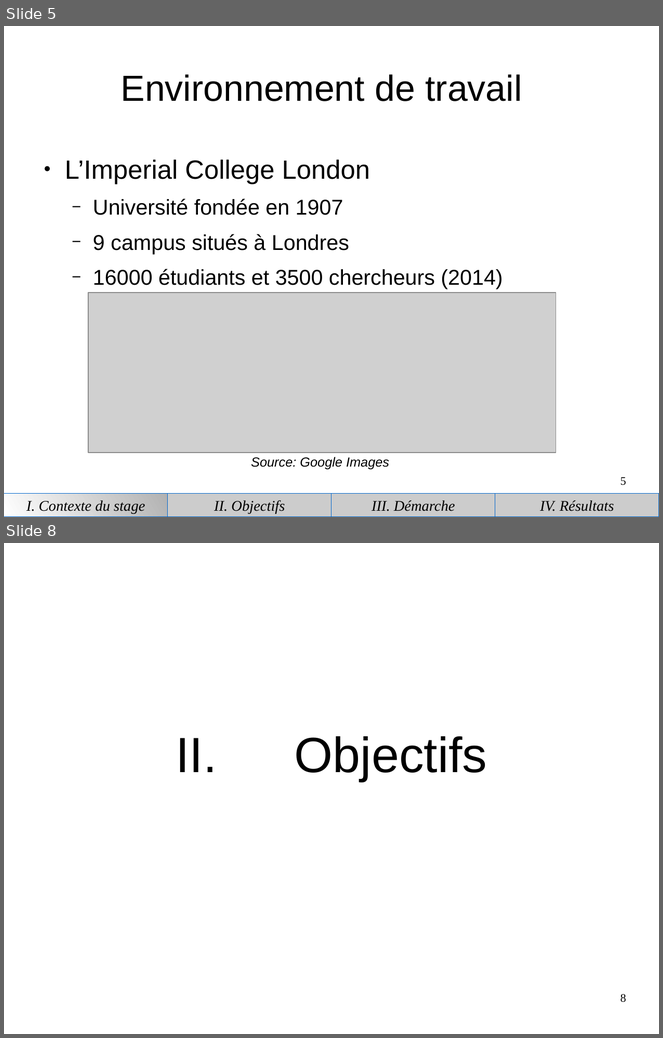
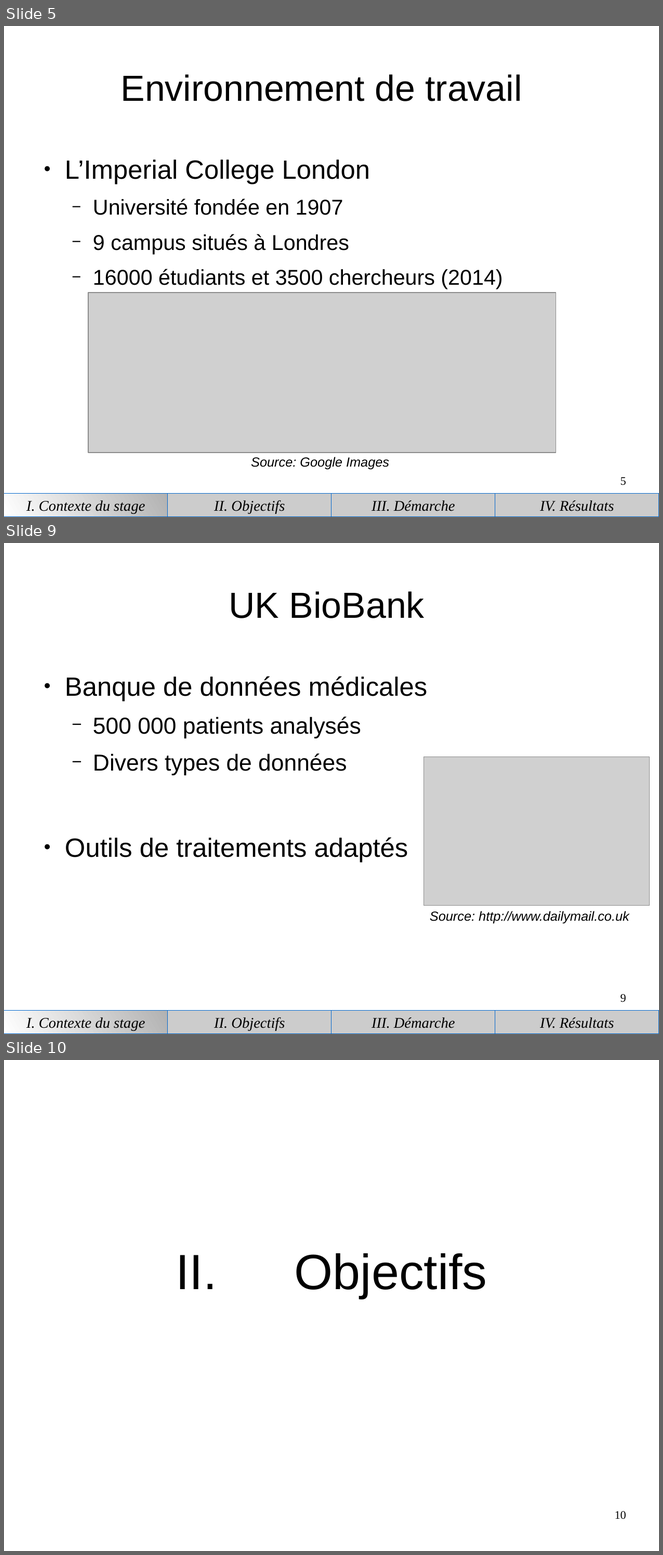
Before and after one commit to piatf/Report-2016-interniship-BioMedIA, a slide deck: presentation.odp. Shown one above the other, each under a label of ours: slides 5 and 8 before the commit, slides 5, 9 and 10 after it; the slides between them are not shown. The pictures are 663x1038 and 663x1555 pixels, drawn with LibreOffice and Linux fonts; fonts in the diff are those of the drawing; grey boxes stand for pictures. Boxes give left, top, right and bottom in pixels: in the first picture for what was removed or moved away, otherwise in the second. Text is boxed around its words. In the diff, an @@ line names an element or a change of style, - is before the commit and + after.

```diff
--- a/presentation.odp
+++ b/presentation.odp
@@ slide 9 added at (4,543,659,1034), background #FFFFFF @@
@@ title added at (229,591,425,618), 44 pt, text #000000 @@
+UK BioBank
@@ text added at (65,676,428,862), 32 pt, text #000000 @@
+● Banque de données médicales
+  − 500 000 patients analysés
+  − Divers types de données
+● Outils de traitements adaptés
@@ picture added at (424,757,650,905) @@
@@ text added at (430,911,630,924), 16 pt, text #000000, italic @@
+Source: http://www.dailymail.co.uk
@@ page number added at (621,994,626,1003), 14 pt, text #000000 @@
+9
@@ group added at (4,1011,659,1034): 4 rectangles @@
+I. Contexte du stage
+II. Objectifs
+III. Démarche
+IV. Résultats
@@ what was slide 8 is now slide 10 @@
@@ page number at (615,1511,626,1520): text changed @@
-8
+10
```
Also in this commit, not shown: 14 slides changed, 4 other slides added, 1 slide removed.
